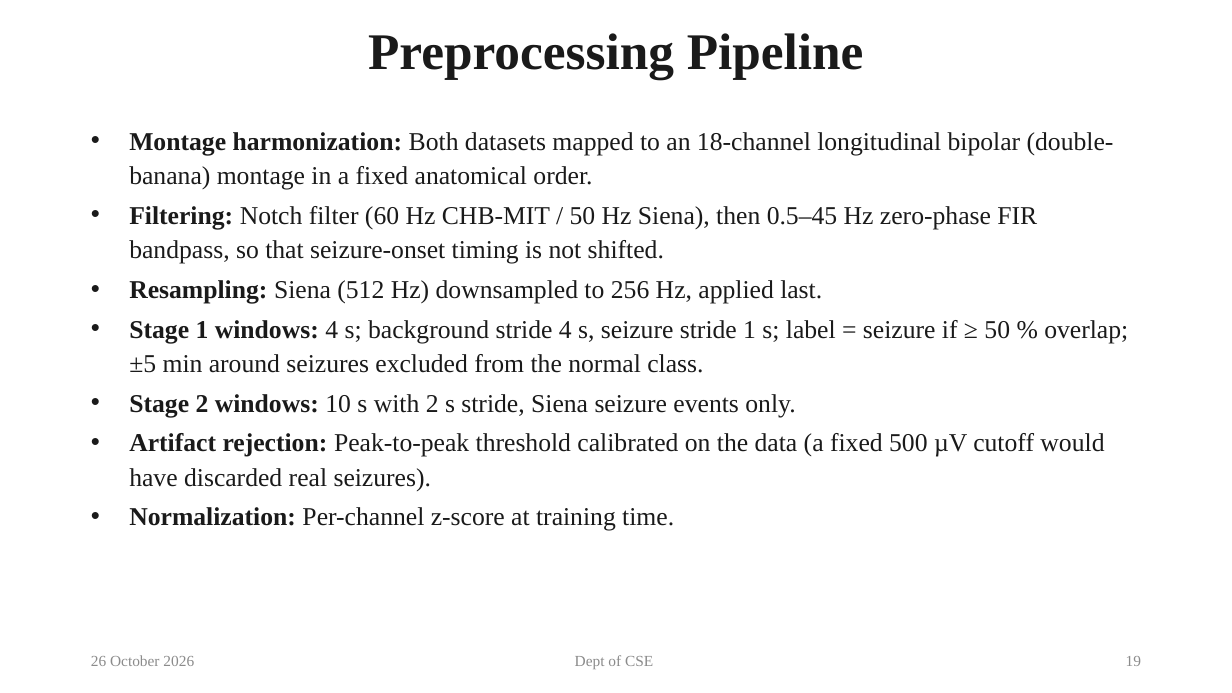
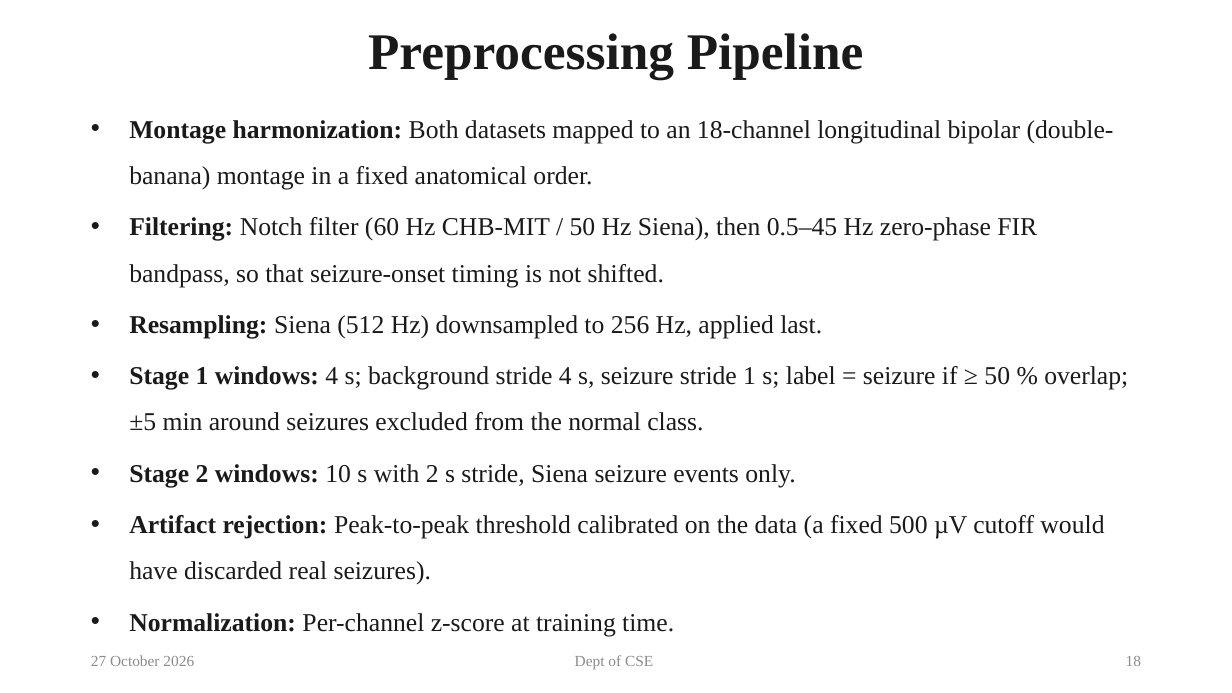
Before and after one commit to Adithya-1489181/eeg_hdc, a slide deck: slide 18 of presentation/EEG-HDC Final Presentation.pptx (slide 19 before the commit). Drawn at 1232x693 pixels with LibreOffice and Linux fonts; fonts in the diff are those of the drawing. Boxes give left, top, right and bottom in pixels: in the first picture for what was removed or moved away, otherwise in the second. Text is boxed around its words. In the diff, an @@ line names an element or a change of style, - is before the commit and + after.

```diff
--- a/presentation/EEG-HDC Final Presentation.pptx
+++ b/presentation/EEG-HDC Final Presentation.pptx
@@ text "Montage harmonization: Both datasets mapped ...": place and size @@
-text "Montage harmonization: Both datasets mapped ..." at [129,132,1128,531]
+text "Montage harmonization: Both datasets mapped ..." at [129,120,1128,636]
@@ text "Montage harmonization: Both datasets mapped ..." at [129,120,1128,636]: line spacing 1.12 to 1.5 @@
@@ text at [91,655,194,666]: text changed @@
-26 October 2026
+27 October 2026
@@ page number at [1126,656,1141,666]: text changed @@
-19
+18
```
Also in this commit, not shown: 38 other slides changed, 1 slide removed, 2 other files.
